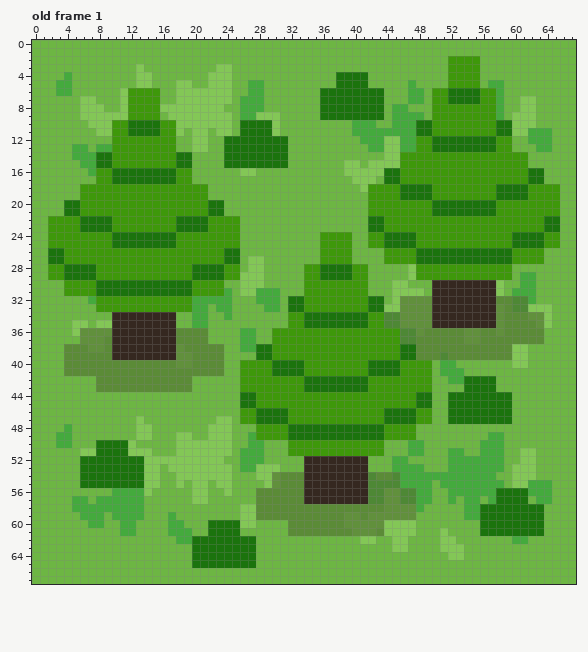
Edited in one commit: pixel-art file (Assets/Sprites/Tiles/ForestTile.ase). The picture above is the old version.
68x68 pixels, 1 frame. Shown: old frame 1. The commit also changed other frames, which this record leaves out.
The result:
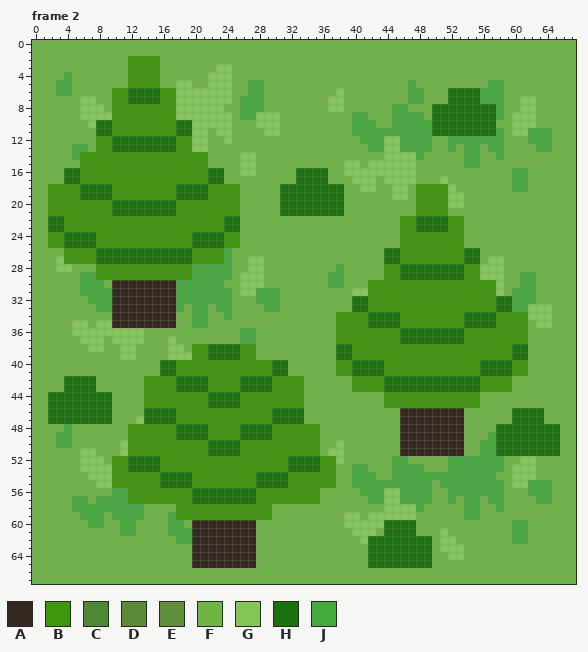
Palette (. is transparent): A #352820  B #3e980a  C #4e8835  D #5b8b37  E #61903c  F #6db643  G #83c756  H #1b730d  J #44aa3d
A new or re-ordered frame is compared with the old frame closest to it.
What changed:
frames 1 -> 6
Changed rows in their new state; - is an unchanged pixel.
Frame 2 is new; against old frame 1:
first column x 2:
 2 ----------BBBB------------------------------------FFFF----------
 3 ----------BBBB------------------------------------FFFF----------
 4 ----------BBBB----------------------FFFF----------FFFF----------
 5 ----------BBBB----------------------FFFF----------FFFF----------
 6 --------BBHHHHBB------------------FFGFFFFF------FF----JJ--------
 7 --------BBHHHHBB------------------FGGFFFFF------FF----JJ--------
 8 --------BB----BB------------------FGGFFFFF------HHHHHHHH--------
 9 --------BB----BB------------------FFFFJJFF------HHHHHHHH--------
10 ------HH--BBBB--HH------FFGG------------------JJHHHHHHHHFF------
11 ------HH--BBBB--HH------FFFG------------------JJHHHHHHHHJF------
12 ------BBHHHHHHHHBB----GFFFFFFF----------------JJFFJJJJJJJF------
13 ------BBHHHHHHHHBB----FFFFFFFF----------------JJFFJFJJFJJF------
14 ----BBBB--------BBBB--FFGGFFFF--------------GGJFFFFFJJFFJFFF----
15 ----BBBB--------BBBB--FFGGFFFF--------------GGFFFFFFJJFFFFFF----
16 --HHBB--BBBBBBBB--BBHH---------HHHH-------GGGGFFFFFFFFFFFFJJFF--
17 --HHBB--BBBBBBBB--BBHH---------HHHH-------GGGGFFFGFFFFFFFFJJFF--
18 BBBBHHHH--------HHHHBBBB-----HHHHHHHH---GFFGGFBB--GFFFFFFFJJFFFF
19 BBBBHHHH--------HHHHBBBB-----HHHHHHHH---FFFGGFBB--GGFFFFFFFFFFFF
20 BBBB----HHHHHHHH----BBBB-----HHHHHHHH---FFFFFF--BBGGFFFFFFFFFFFF
21 BBBB----HHHHHHHH----BBBB-----HHHHHHHH---FFFFFF--BBFFFFFFFFFFFFFF
22 HH--BBBB--------BBBB--HH----------------FFFF--HHHH--FFFFFFFFFFFF
23 HH--BBBB--------BBBB--HH----------------FFFF--HHHH--FFFFFFFFFFFF
24 --HHHH--BBBBBBBB--HHHH------------FFFF--FFFFBB------FFFFFFFFFFFF
25 --HHHH--BBBBBBBB--HHHH------------FFFF--FFFFBB------FFFFFFFFFFFF
26 FF----HHHHHHHHHHHH----JF----------FFFF----HH--BBBBBB--FFFFFFFF--
27 FG----HHHHHHHHHHHH----JF----------FFFF----HH--BBBBBB--FGGFFFFF--
28 FGGFFF------------JJJJJF--------FFFFJFFF--BBHHHHHHHH--GGGF------
29 FFFFJJ------------JJJJJF--------FFFJJFFF--BBHHHHHHHH--GGGF------
30 --FFJJJFAAAAAAAAJJJJJJ----------FFFJJFFFBBBBBBBBBBBBBBBB--------
31 --FFJJJJAAAAAAAAJJJJJJ----------FFFFFFGGBBBBBBBBBBBBBBBB--------
32 ------JJAAAAAAAAJJ------------FFFFFFFFHHBBBBBBBBBBBBBBBBHHJJ----
33 ------JJAAAAAAAAJF------------FFFFFFFFHHBBBBBBBBBBBBBBBBHHJJ----
34 ------------------------------FFFFFFBBBBHHHHBBBBBBBBHHHHBBBBGG--
35 ------------------------------FFFFFFBBBBHHHHBBBBBBBBHHHHBBBBFG--
36 ----GGGGGGGGFFFFFFFF--------FFFFFFFF--------HHHHHHHHBBBBBBBBFF--
37 ----GGGFGGGGFFFGFFFF--------FFFFFFFF--------HHHHHHHHBBBBBBBBFF--
38 --FFFGGFFGGFFFFGGFBBHHHHBBFFFFFFFFFFHH------BBBBBBBBBBBBBBHH----
39 --FFFFFFFGGFFFFGGGBBHHHHBBFFFFFFFFFFHH------BBBBBBBBBBBBBBHH----
40 --FFFFFFFFFFFFHHBBBBBBBB------FFFFFF--HH--BB----BBBBBBHHHHBB----
41 --FFFFFFFFFFFFHHBBBBBBBB------FFFFFF--HH--BB----BBBBBBHHHHBB----
42 --HHHHFFFFFFBBBBHHHHBBBBHHHH----FFFFFFBB--HHHHHHHHHH--BBBB------
43 --HHHHFFFFFFBBBBHHHHBBBBHHHH----FFFFFFBB--HHHHHHHHHH--BBBB------
44 HHHHHHHH----BBBBBBBBHHHHBB------FFFFFFFFFF----BBBBBBBBFFFF------
45 HHHHHHHH----BBBBBBBBHHHHBB------FFFFFFFFFF----BBBBBBBBFFFF------
46 HHHHHHHH----HHHHBBBBBBBB--BB--HHFFFFFFFFFFFFAAAAAAAAFFFFFFHHHH--
47 HHHHHHHH----HHHHBBBBBBBB--BB--HHFFFFFFFFFFFFAAAAAAAAFFFFFFHHHH--
48 ----------BBBBBBHHHHBBBBHHHH--BBBBFFFFFFFFFFAAAAAAAA----HHHHHHHH
49 ----------BBBBBBHHHHBBBBHHHH--BBBBFFFFFFFFFFAAAAAAAA----HHHHHHHH
50 ------FFFGBBBBBBBBBBHHHHBBBBBB----FFGFFFFF--AAAAAAAA----HHHHHHHH
51 ------FFFGBBBBBBBBBBHHHHBBBBBB----FGGFFFFF--AAAAAAAA----HHHHHHHH
52 ----GGGFBB--HHBBBBBBBBBBBBBBBBHHHHBBGFFF------------------------
53 ----GGGGBB--HHBBBBBBBBBBBBBBBBHHHHBBFFJJ------------------------
54 ----FGGGBBBBBBHHHHBBBBBBBBHHHHBBBBBBFFJJJFFJ--------------------
55 ----FFGGBBBBBBHHHHBBBBBBBBHHHHBBBBBBFFJJJJJJ--------------------
56 ----------BBBBBBBBHHHHHHHHBBBBBBBBFFFFFJJJGGJJ----------JFFF----
57 ----------BBBBBBBBHHHHHHHHBBBBBBBBFFFFFFJJGGJJ----------JFFF----
58 ----------------BBBBBBBBBBBBFFFFFFFFFFFFFFGGGG--------FFJFFFFF--
59 ----------------BBBBBBBBBBBBFFFFFFFFFGGFGGGGGG--------FFFFFFFF--
60 ------------------AAAAAAAA----FFFFFFFGGGGGHHHH--------FFFFJJFF--
61 ------------------AAAAAAAA----FFFFFFFFGGGFHHHH--------FFFFJJFF--
62 ------------------AAAAAAAA--------------HHHHHHHH----------------
63 ------------------AAAAAAAA--------------HHHHHHHH----------------
64 ------------------AAAAAAAA--------------HHHHHHHH----------------
65 ------------------AAAAAAAA--------------HHHHHHHH----------------
